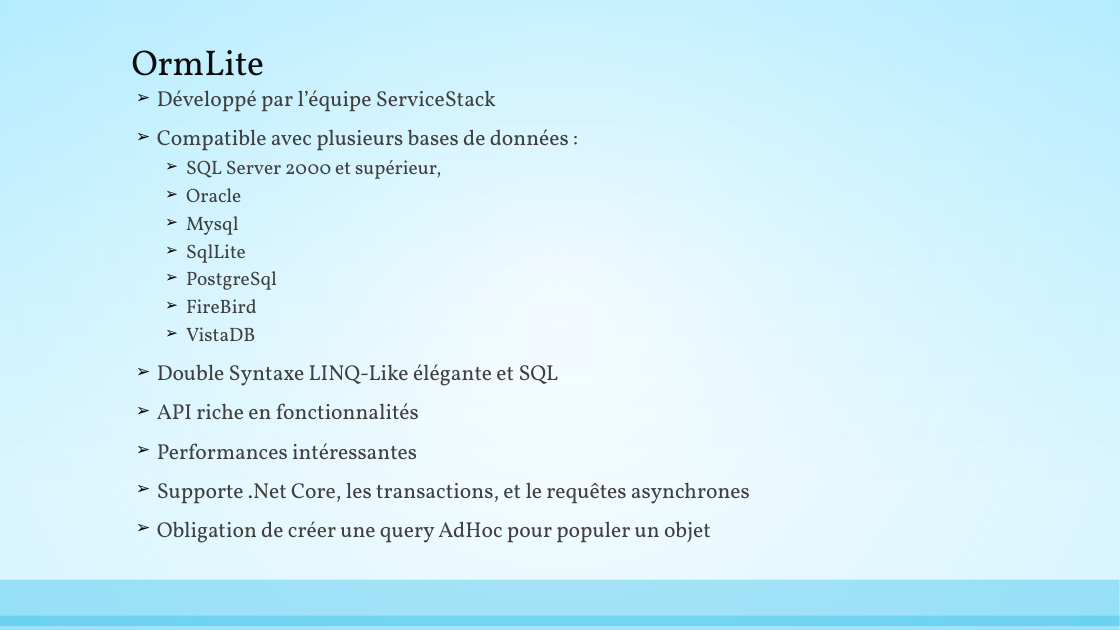
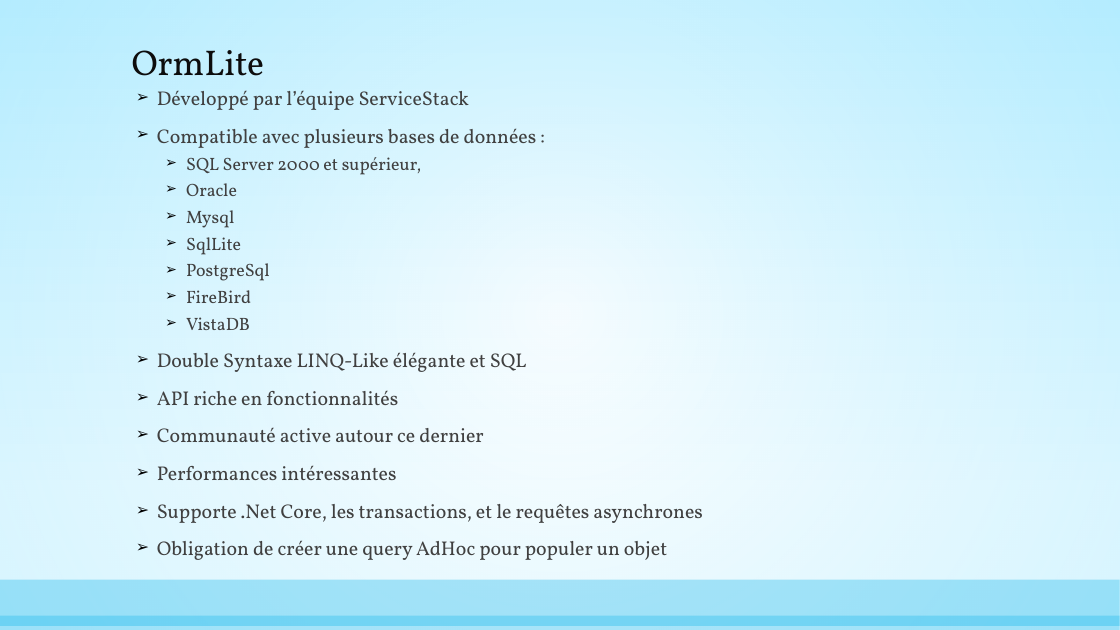
Before and after one commit to AnthonyGiretti/MicroOrmDemo.net, a slide deck: slide 12 of Items/Les Micro Orm, alternatives à Entity Framework.pptx (slide 9 before the commit). Drawn at 1120x630 pixels with LibreOffice and Linux fonts; fonts in the diff are those of the drawing. Boxes give left, top, right and bottom in pixels: in the first picture for what was removed or moved away, otherwise in the second. Text is boxed around its words. In the diff, an @@ line names an element or a change of style, - is before the commit and + after.

```diff
--- a/Items/Les Micro Orm, alternatives à Entity Framework.pptx
+++ b/Items/Les Micro Orm, alternatives à Entity Framework.pptx
@@ text at (157,91,702,560): size 18.5 to 17 pt in "Développé par l’équipe ServiceStack", "Compatible avec plusieurs bases de données :", "Double Syntaxe LINQ-Like élégante et SQL", "API riche en fonctionnalités" and 3 more places; size 16.6 to 15.3 pt in "SQL Server 2000 et supérieur,", "Oracle", "Mysql", "SqlLite" and 3 more places @@
@@ text at (157,428,483,442): paragraph added @@
+➢ Communauté active autour ce dernier
```
Also in this commit, not shown: 2 other slides changed, 2 slides added.
